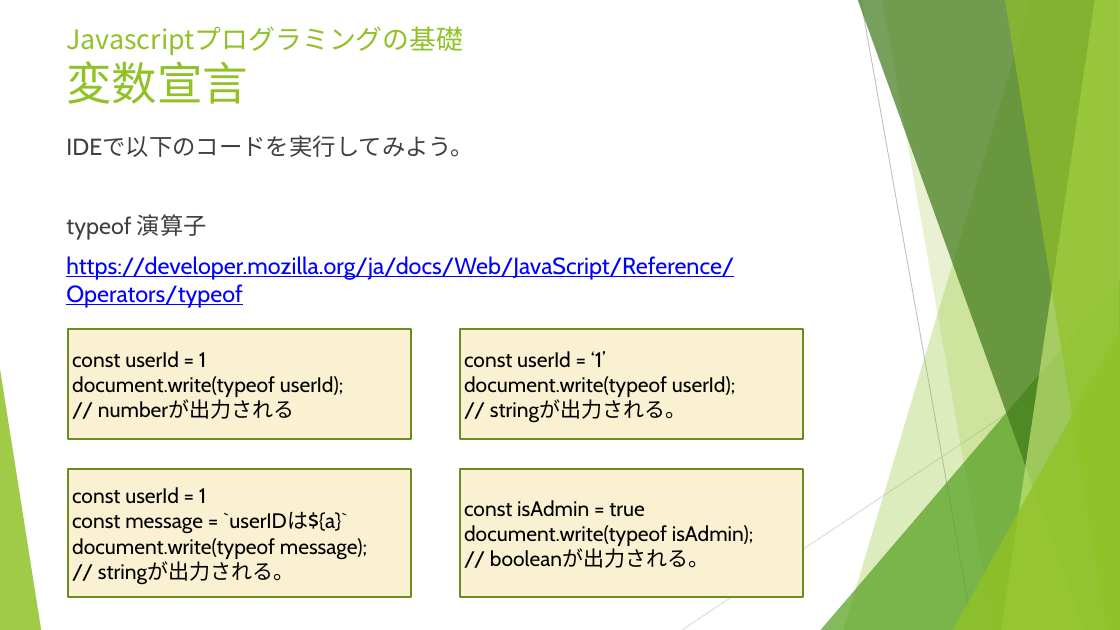
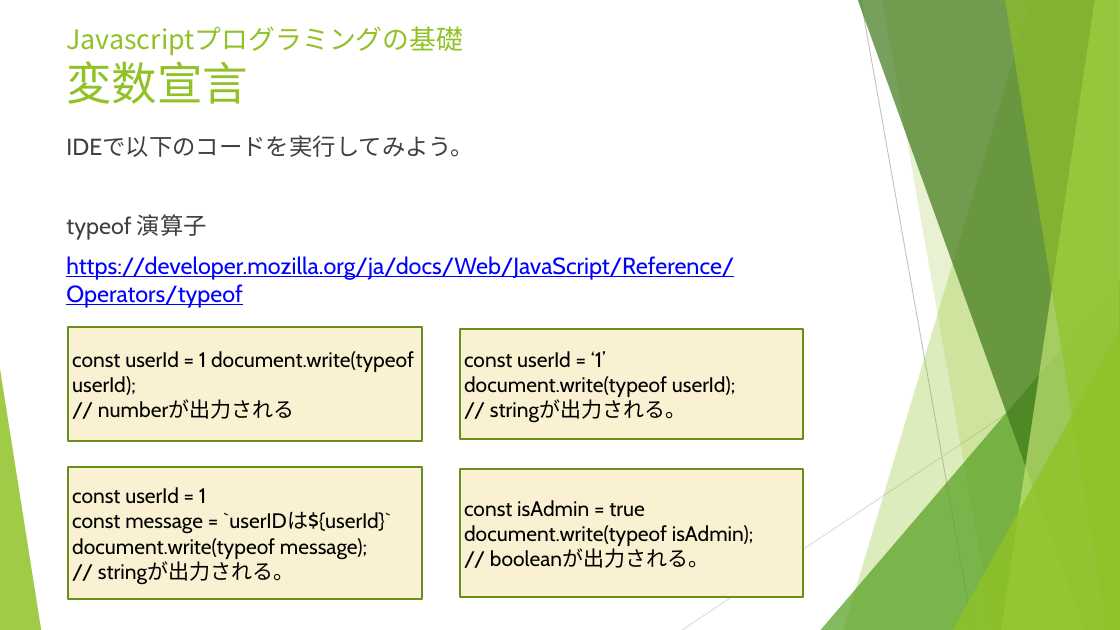
Before and after one commit to aselab/internship-201908, a slide deck: slide 24 of doc/ASEインターンシップ2019_モバイルアプリ.pptx. Drawn at 1120x630 pixels with LibreOffice and Linux fonts; fonts in the diff are those of the drawing. Boxes give left, top, right and bottom in pixels: in the first picture for what was removed or moved away, otherwise in the second. Text is boxed around its words. In the diff, an @@ line names an element or a change of style, - is before the commit and + after.

```diff
--- a/doc/ASEインターンシップ2019_モバイルアプリ.pptx
+++ b/doc/ASEインターンシップ2019_モバイルアプリ.pptx
@@ rectangle: place and size @@
-rectangle at (68,329,411,439)
+rectangle at (68,328,422,441)
@@ text "const userId = 1 document.write(typeof ..." rewrapped from (72,351,344,419) to (72,351,414,419) @@
@@ rectangle: place and size @@
-rectangle at (68,469,411,597)
+rectangle at (68,467,422,599)
@@ text at (72,511,391,534): text changed @@
-const message = `userIDは${a}`
+const message = `userIDは${userId}`
```
Also in this commit, not shown: 1 other slide changed, 1 other file.
